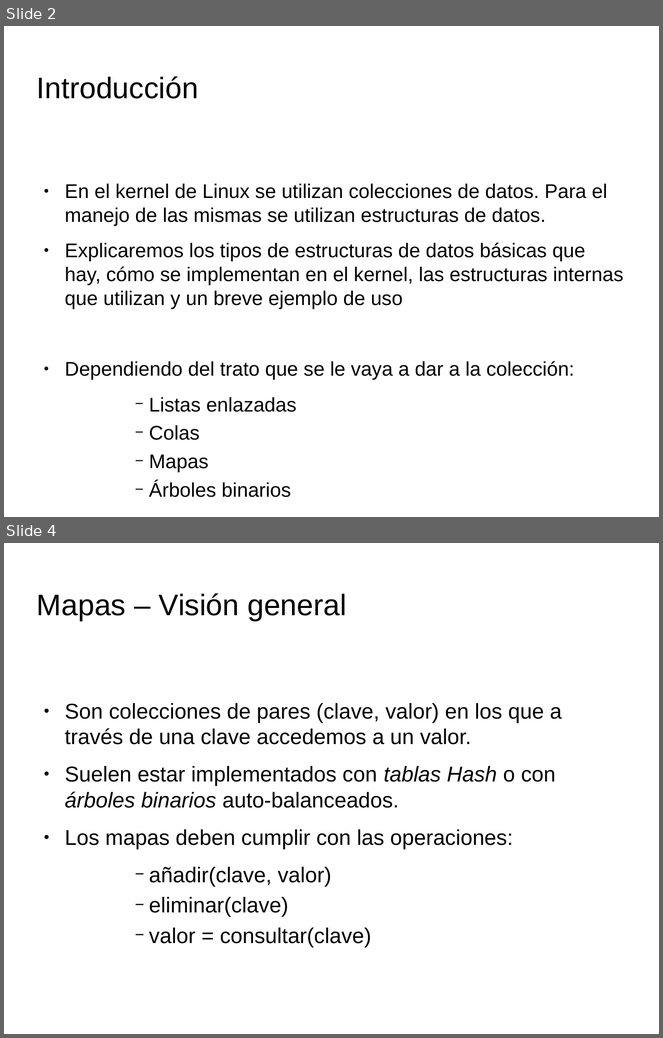
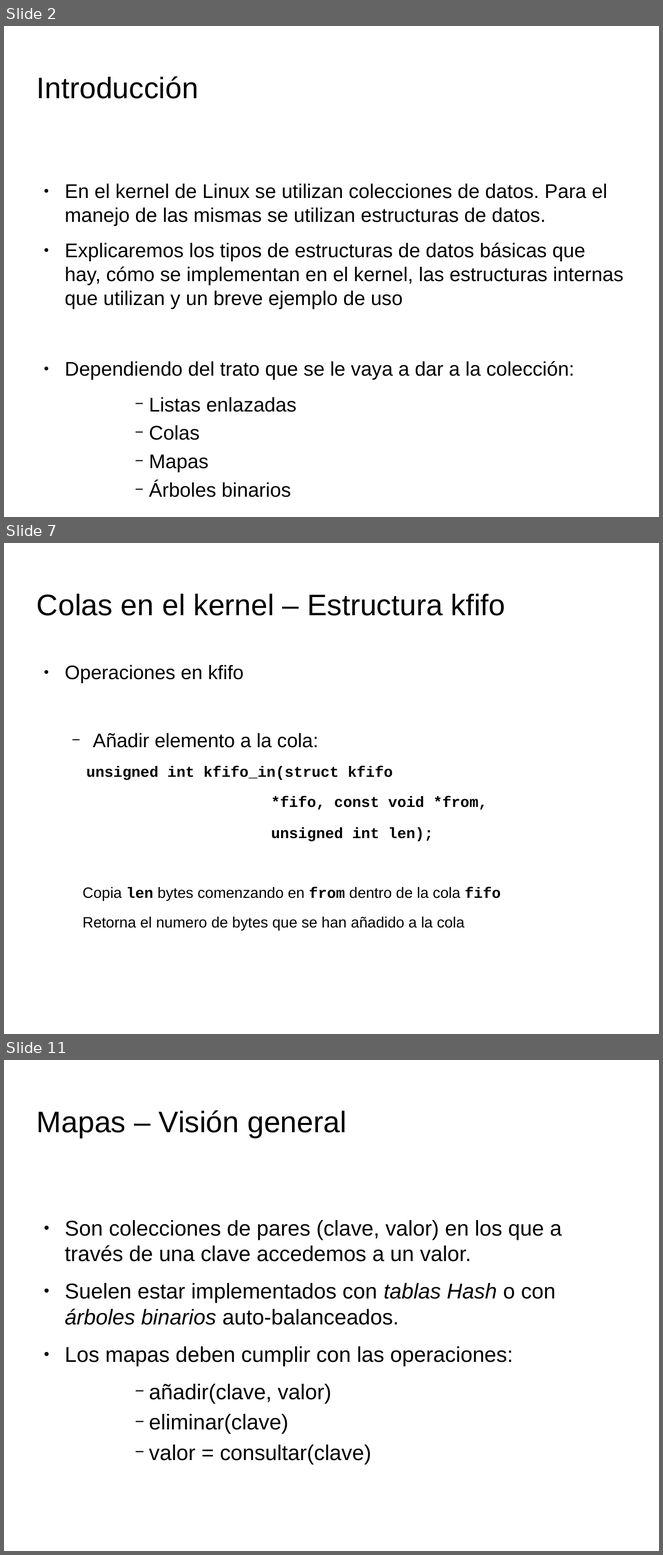
Before and after one commit to tombe85/lin, a slide deck: presentacion/EstructurasDeDatosKernelMigVersion.odp. Shown one above the other, each under a label of ours: slides 2 and 4 before the commit, slides 2, 7 and 11 after it; the slides between them are not shown. The pictures are 663x1038 and 663x1555 pixels, drawn with LibreOffice and Linux fonts; fonts in the diff are those of the drawing; background and template pictures are left out. Boxes give left, top, right and bottom in pixels: in the first picture for what was removed or moved away, otherwise in the second. Text is boxed around its words. In the diff, an @@ line names an element or a change of style, - is before the commit and + after.

Commit message:
Presentacion: añadidas diapos sobre colas en MiguelVersion

```diff
--- a/presentacion/EstructurasDeDatosKernelMigVersion.odp
+++ b/presentacion/EstructurasDeDatosKernelMigVersion.odp
@@ slide 7 added at <box>4,543,659,1034</box>, background picture (left out) @@
@@ title added at <box>37,593,506,616</box>, 36 pt, text #000000 @@
+Colas en el kernel – Estructura kfifo
@@ text added at <box>65,665,501,930</box>, 18.2 pt, text #000000 @@
+● Operaciones en kfifo
+  − Añadir elemento a la cola:
+unsigned int kfifo_in(struct kfifo
+*fifo, const void *from,
+unsigned int len);
+Copia len bytes comenzando en from dentro de la cola fifo
+Retorna el numero de bytes que se han añadido a la cola
@@ what was slide 4 is now slide 11 @@
```
Also in this commit, not shown: 1 slide changed, 7 other slides added, 1 slide removed, 1 other file.
